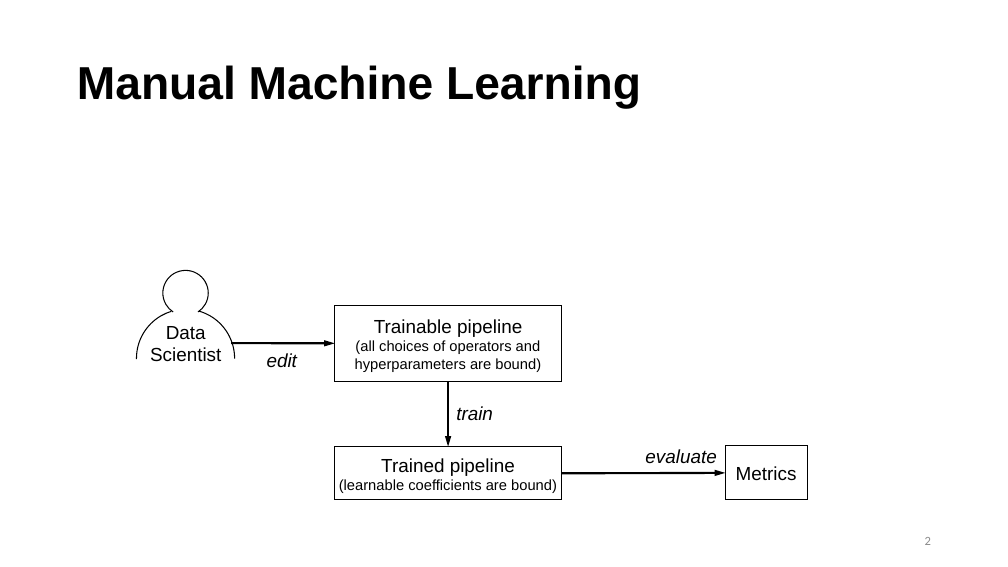
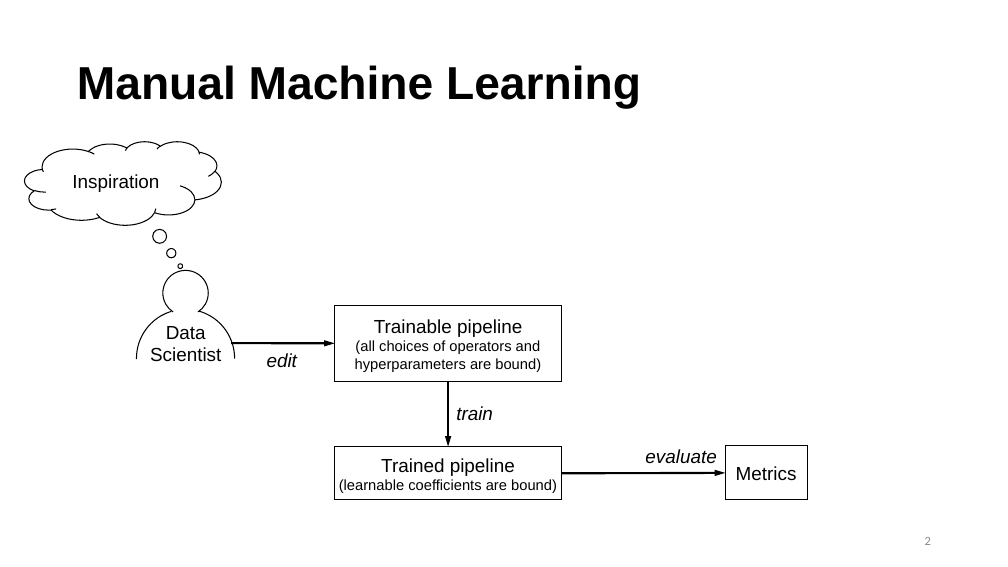
Before and after one commit to IBM/lale, a slide deck: slide 2 of talks/2020-0409-lale.pptx. Drawn at 1008x567 pixels with LibreOffice and Linux fonts; fonts in the diff are those of the drawing. Boxes give left, top, right and bottom in pixels: in the first picture for what was removed or moved away, otherwise in the second. Text is boxed around its words. In the diff, an @@ line names an element or a change of style, - is before the commit and + after.

```diff
--- a/talks/2020-0409-lale.pptx
+++ b/talks/2020-0409-lale.pptx
@@ thought cloud added at bbox=[25, 141, 222, 225], outline #000000 1 pt, 18 pt, text #000000 @@
+Inspiration
```
Also in this commit, not shown: 7 other slides changed, 2 slides added, 1 other file.
